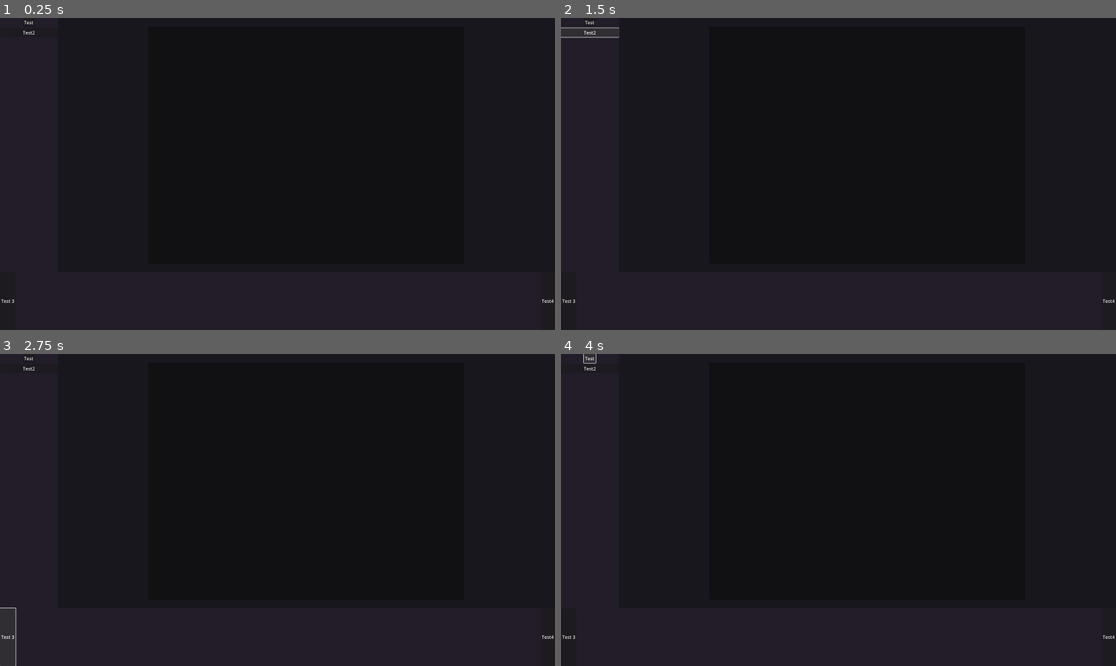
Above: before the commit, frames 1-4 (two rows, left to right).
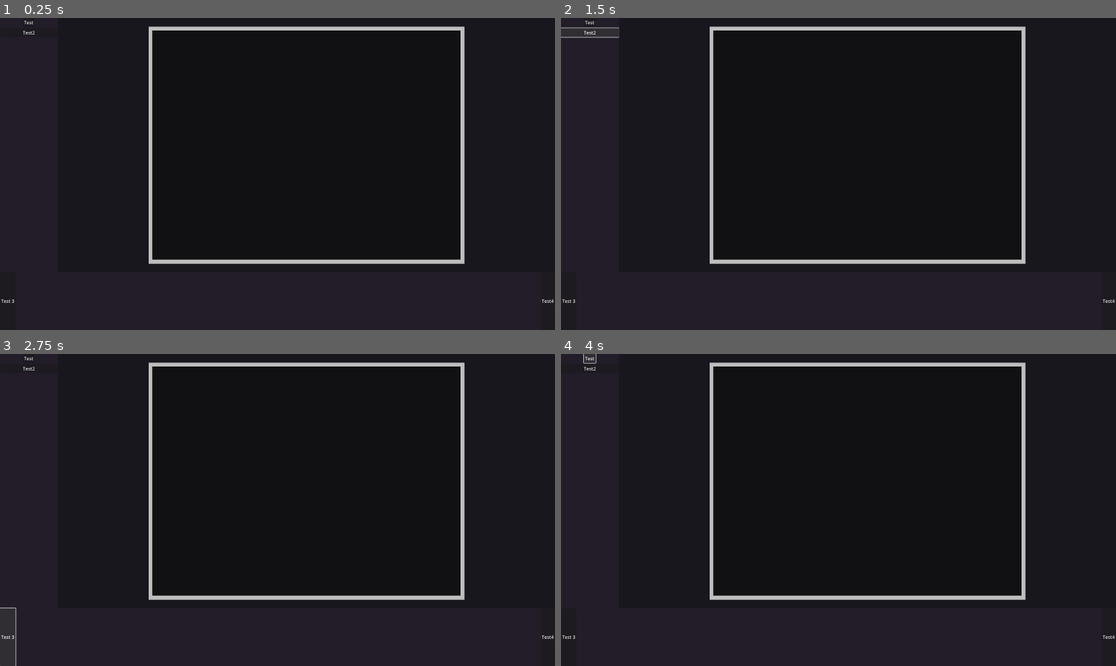
Above: after the commit, the same moments.

Repository: T4Ne/ThermalBox
Game: Godot game, scene res://scenes/main_box.tscn
Two runs of this game, one before a commit and one after it. Both use one fixed random seed, a clock stepped at 60 frames per second and the inputs below.
Inputs:
- Up to frame 1 (0.25 s): no input
- Up to frame 2 (1.5 s): click "Test" at 0.5 s; click "Test2" at 1.25 s
- Up to frame 3 (2.75 s): click "Test 3" at 2 s
- Up to frame 4 (4 s): click "Test4" at 2.75 s; click "Test" at 3.5 s

The runs differ from the first frame. In frame 1, 2.7% of the frame differs, in the area x 26-84%, y 2-79%; in frame 2, 2.7%; in frame 3, 2.7%; in frame 4, 2.7%.

Commit message:
drawing walls implemented

Diff:
--- a/project.godot
+++ b/project.godot
@@ -14,6 +14,11 @@
 run/main_scene="uid://dgxd2kwwi6tl8"
 config/features=PackedStringArray("4.5", "GL Compatibility")
 config/icon="res://icon.svg"
+
+[debug]
+
+gdscript/warnings/unassigned_variable=2
+gdscript/warnings/untyped_declaration=2
 
 [display]
 
--- a/scripts/main_box.gd
+++ b/scripts/main_box.gd
@@ -1,25 +1,33 @@
 extends Node2D
-var Scheduler
-@onready var UI := get_node("UI")
-var is_paused := false
-var particle_count := 0
+var Scheduler: Object
+@onready var UI: Node = get_node("UI")
+var is_paused: bool = false
+var particle_count: int = 0
 var particle_positions: PackedVector2Array = []
 var particle_velocities: PackedVector2Array = []
 var particle_accelerations: PackedVector2Array = []
 var particle_radii: PackedFloat32Array = []
 var particle_masses: PackedFloat32Array = []
-var grid_size: int = 100
-var simulation_area := Vector2(80, 60)
-
+var wall_count: int = 0
+var cell_size: int = 10
+var cell_area: Vector2i = Vector2i(80, 60)
+var cell_count: int
+var cell_offsets: PackedInt32Array = []
+var cell_particle_indexes: PackedInt32Array = []
+var cell_is_filled: PackedByteArray = []
 
 
 func _ready() -> void:
 	Scheduler = preload("res://scripts/scheduler.gd").Scheduler.new()
-	UI.set_sim_view_size(simulation_area * grid_size)
+	UI.set_sim_view_size(cell_area * cell_size)
+	cell_is_filled.resize(int(cell_area.x * cell_area.y))
+	cell_count = cell_area.x * cell_area.y
+	_build_borders()
 
 
 func _process(_delta: float) -> void:
-	UI.draw_particles(grid_size, particle_count, particle_positions, particle_radii)
+	UI.draw_simulation(wall_count, cell_count, cell_size, cell_is_filled, cell_area,
+particle_count, particle_positions, particle_radii)
 
 
 func _physics_process(delta: float) -> void:
@@ -29,13 +37,36 @@
 	particle_radii, particle_masses)
 
 
-func place_particle(mouse_position) -> void:
-	var simulation_view_position = UI.get_simulation_view_position()
-	var simulation_view_scale = UI.get_simulation_view_scale()
-	var particle_simulation_position = (mouse_position - simulation_view_position) / simulation_view_scale
-	var particle_velocity = Vector2.ZERO
-	var particle_radius = randf_range(20.0,50.0)
-	var particle_mass = 1.0
+func _build_borders() -> void:
+	var cell_array_size: int = len(cell_is_filled)
+	var cell_area_row_size: int = cell_area.x
+	for cell_indx in range(cell_array_size):
+		if cell_indx < cell_area_row_size:
+			cell_is_filled[cell_indx] = true
+			wall_count += 1
+			continue
+		elif cell_indx >= cell_array_size - cell_area_row_size:
+			cell_is_filled[cell_indx] = true
+			wall_count += 1
+			continue
+		var cell_row_indx: int = cell_indx % cell_area_row_size
+		if cell_row_indx == 0:
+			cell_is_filled[cell_indx] = true
+			wall_count += 1
+		elif cell_row_indx == cell_area_row_size - 1:
+			cell_is_filled[cell_indx] = true
+			wall_count += 1
+		else:
+			cell_is_filled[cell_indx] = false
+
+
+func place_particle(mouse_position: Vector2) -> void:
+	var simulation_view_position: Vector2 = UI.get_simulation_view_position()
+	var simulation_view_scale: float = UI.get_simulation_view_scale()
+	var particle_simulation_position: Vector2 = (mouse_position - simulation_view_position) / simulation_view_scale
+	var particle_velocity: Vector2 = Vector2.ZERO
+	var particle_radius: float = 5.0
+	var particle_mass: float = 1.0
 	add_particle_to_sim(particle_simulation_position, particle_velocity, particle_radius, particle_mass)
 
 
--- a/scripts/movement_handler.gd
+++ b/scripts/movement_handler.gd
@@ -1,5 +1,5 @@
 class MovementHandler:
-	var CollisionHandler
+	var CollisionHandler: Object
 
 	func _init() -> void:
 		CollisionHandler = preload("res://scripts/collision_handler.gd").CollisionHandler.new()
--- a/scripts/renderer.gd
+++ b/scripts/renderer.gd
@@ -1,35 +1,41 @@
 extends Node2D
 
-var mm_particles_instance: MultiMeshInstance2D
-var mm_particles: MultiMesh
-var particles_quad: QuadMesh
-@onready var SimulationViewBackground = get_node("SimulationView")
+var mm_particles_instance: MultiMeshInstance2D = MultiMeshInstance2D.new()
+var mm_particles: MultiMesh = MultiMesh.new()
+var particle_quad: QuadMesh = QuadMesh.new()
+var mm_walls_instance: MultiMeshInstance2D = MultiMeshInstance2D.new()
+var mm_walls: MultiMesh = MultiMesh.new()
+var wall_quad: QuadMesh = QuadMesh.new()
+@onready var SimulationViewBackground: Node = get_node("SimulationView")
+
 
 func _ready() -> void:
-	_set_up_particle_meshes()
+	_set_up_meshes(mm_walls_instance, mm_walls, wall_quad)
+	_set_up_meshes(mm_particles_instance, mm_particles, particle_quad)
 
 
-func _set_up_particle_meshes() -> void:
-	mm_particles_instance = MultiMeshInstance2D.new()
-	mm_particles_instance.z_index = 3
-	add_child(mm_particles_instance)
+func _set_up_meshes(mm_instance: MultiMeshInstance2D, mm: MultiMesh, quad: QuadMesh) -> void:
+	mm_instance.z_index = 3
+	add_child(mm_instance)
 
-	particles_quad = QuadMesh.new()
-	particles_quad.size = Vector2(1, 1)
+	quad.size = Vector2(1, 1)
 
-	mm_particles = MultiMesh.new()
-	mm_particles.transform_format = MultiMesh.TRANSFORM_2D
-	mm_particles.use_colors = true
-	mm_particles.mesh = particles_quad
-	mm_particles.instance_count = 0
+	mm.transform_format = MultiMesh.TRANSFORM_2D
+	mm.use_colors = true
+	mm.mesh = quad
+	mm.instance_count = 0
 
-	mm_particles_instance.multimesh = mm_particles
+	mm_instance.multimesh = mm
 
 
-func render(_grid_size: int, particle_count: int, particle_positions: PackedVector2Array, particle_radii: PackedFloat32Array,
-		simulation_view_size: Vector2, simulation_view_scale: float, simulation_view_location: Vector2) -> void:
-	_render_simulation_view(simulation_view_size, simulation_view_location)
-	_render_particles(particle_count, particle_positions, particle_radii, simulation_view_location, simulation_view_scale)
+func render(wall_count: int, cell_count: int, cell_size: int, cell_is_filled: PackedByteArray, cell_area: Vector2i,
+particle_count: int, particle_positions: PackedVector2Array, particle_radii: PackedFloat32Array,
+simulation_view_size: Vector2, simulation_view_scale: float, simulation_view_position: Vector2) -> void:
+
+	_render_simulation_view(simulation_view_size, simulation_view_position)
+	_render_walls(wall_count, cell_count, cell_size, cell_is_filled, cell_area, simulation_view_scale, simulation_view_position)
+	_render_particles(particle_count, particle_positions, particle_radii, simulation_view_position, simulation_view_scale)
+
 
 
 func _render_simulation_view(simulation_view_size: Vector2, simulation_view_location: Vector2) -> void:
@@ -38,17 +44,43 @@
 
 
 func _render_particles(particle_count: int, particle_positions: PackedVector2Array, particle_radii: PackedFloat32Array,
-		simulation_view_location: Vector2, simulation_view_scale: float) -> void:
+simulation_view_position: Vector2, simulation_view_scale: float) -> void:
 	# Resize buffer if necessary
 	if mm_particles.instance_count < particle_count:
 		mm_particles.instance_count = particle_count
 
 	for particle_indx in range(particle_count):
-		var particle_screen_position: Vector2 = particle_positions[particle_indx] * simulation_view_scale + simulation_view_location
+		var particle_screen_position: Vector2 = particle_positions[particle_indx] * simulation_view_scale + simulation_view_position
 		var particle_screen_diameter: float = particle_radii[particle_indx] * 2.0 * simulation_view_scale
-		var particle_transform := Transform2D(0.0, particle_screen_position)
+		var particle_transform: Transform2D = Transform2D(0.0, particle_screen_position)
 		particle_transform.x = Vector2(particle_screen_diameter, 0.0)
 		particle_transform.y = Vector2(0.0, particle_screen_diameter)
 
 		mm_particles.set_instance_transform_2d(particle_indx, particle_transform)
 		mm_particles.set_instance_color(particle_indx, Color("DARK_GREEN"))
+
+
+func _render_walls(wall_count: int, cell_count: int, cell_size: int, cell_is_filled: PackedByteArray, cell_area: Vector2i,
+simulation_view_scale: float, simulation_view_position: Vector2) -> void:
+	if mm_walls.instance_count < wall_count:
+		mm_walls.instance_count = wall_count
+
+	var wall_indx: int = 0
+	for cell_indx in range(cell_count):
+		if not cell_is_filled[cell_indx]:
+			continue
+		@warning_ignore("integer_division")
+		var wall_array_position: Vector2i = Vector2i(cell_indx % cell_area.x, cell_indx / cell_area.x)
+		var wall_simulation_position: Vector2 = Vector2(float(wall_array_position.x) * float(cell_size) + float(cell_size) / 2.0,
+		float(wall_array_position.y) * float(cell_size) + float(cell_size) / 2.0)
+
+		var wall_screen_position: Vector2 = wall_simulation_position * simulation_view_scale + simulation_view_position
+		var wall_screen_size: float = simulation_view_scale * cell_size
+
+		var wall_transform: Transform2D = Transform2D(0.0, wall_screen_position)
+		wall_transform.x = Vector2(wall_screen_size, 0.0)
+		wall_transform.y = Vector2(0.0, wall_screen_size)
+
+		mm_walls.set_instance_transform_2d(wall_indx, wall_transform)
+		mm_walls.set_instance_color(wall_indx, Color("GRAY"))
+		wall_indx += 1
--- a/scripts/scheduler.gd
+++ b/scripts/scheduler.gd
@@ -1,6 +1,6 @@
 class Scheduler:
-	var Simulation
-	var Renderer
+	var Simulation: Object
+	var Renderer: Object
 
 
 	func _init() -> void:
--- a/scripts/simulation.gd
+++ b/scripts/simulation.gd
@@ -1,5 +1,5 @@
 class Simulation:
-	var MovementHandler
+	var MovementHandler: Object
 
 	func _init() -> void:
 		MovementHandler = preload("res://scripts/movement_handler.gd").MovementHandler.new()
--- a/scripts/ui.gd
+++ b/scripts/ui.gd
@@ -3,9 +3,9 @@
 @onready var SimulationViewRect := get_node("Control/SimulationViewArea/SimulationViewRect")
 @onready var SimulationViewPos := get_node("Control/SimulationViewArea/SimulationViewRect/SimulationViewPos")
 @onready var Renderer := get_node("ParticleRenderer")
-var simulation_view_true_size
+var simulation_view_true_size: Vector2i
 var simulation_view_size: Vector2
-var simulation_view_location: Vector2
+var simulation_view_position: Vector2
 var simulation_view_scale: float
 var simulation_view_edge_offset := Vector2(60, 60)
 
@@ -20,29 +20,30 @@
 
 
 func _solve_simulation_view_size() -> void:
-	var simulation_view_area_size = SimulationViewRect.get_global_rect().size - simulation_view_edge_offset
-	simulation_view_scale = min(simulation_view_area_size.x / simulation_view_true_size.x, simulation_view_area_size.y / simulation_view_true_size.y)
-	simulation_view_size = Vector2(floor(simulation_view_true_size.x * simulation_view_scale), floor(simulation_view_true_size.y * simulation_view_scale))
+	var simulation_view_area_size: Vector2 = SimulationViewRect.get_global_rect().size - simulation_view_edge_offset
+	simulation_view_scale = min(simulation_view_area_size.x / float(simulation_view_true_size.x), simulation_view_area_size.y / float(simulation_view_true_size.y))
+	simulation_view_size = Vector2(float(simulation_view_true_size.x) * simulation_view_scale, float(simulation_view_true_size.y) * simulation_view_scale)
 
 
 func _solve_simulation_view_position() -> void:
-	simulation_view_location = Vector2(floor(SimulationViewPos.get_global_position().x - simulation_view_size.x / 2.0),
-	floor(SimulationViewPos.get_global_position().y - simulation_view_size.y / 2.0))
+	simulation_view_position = Vector2(SimulationViewPos.get_global_position().x - simulation_view_size.x / 2.0,
+	SimulationViewPos.get_global_position().y - simulation_view_size.y / 2.0)
 
 
-func set_sim_view_size(aspect: Vector2) -> void:
+func set_sim_view_size(aspect: Vector2i) -> void:
 	simulation_view_true_size = aspect
 
 
 func get_simulation_view_position() -> Vector2:
-	return simulation_view_location
+	return simulation_view_position
 
 
 func get_simulation_view_scale() -> float:
 	return simulation_view_scale
 
 
-func draw_particles(grid_size: int, particle_count: int,
-		particle_positions: PackedVector2Array, particle_radii: PackedFloat32Array) -> void:
-	Renderer.render(grid_size, particle_count, particle_positions,
-	particle_radii, simulation_view_size, simulation_view_scale, simulation_view_location)
+func draw_simulation(wall_count: int, cell_count: int, cell_size: int, cell_is_filled: PackedByteArray, cell_area: Vector2i,
+particle_count: int, particle_positions: PackedVector2Array, particle_radii: PackedFloat32Array) -> void:
+	Renderer.render(wall_count, cell_count, cell_size, cell_is_filled, cell_area,
+	particle_count, particle_positions, particle_radii,
+	simulation_view_size, simulation_view_scale, simulation_view_position)
Not shown, added: scenes/main_box.tscn31269798208.tmp
Not shown, added: scenes/main_box.tscn31283389528.tmp
Not shown, added: scenes/main_box.tscn31307538670.tmp
Not shown, added: scenes/main_box.tscn31322704696.tmp
